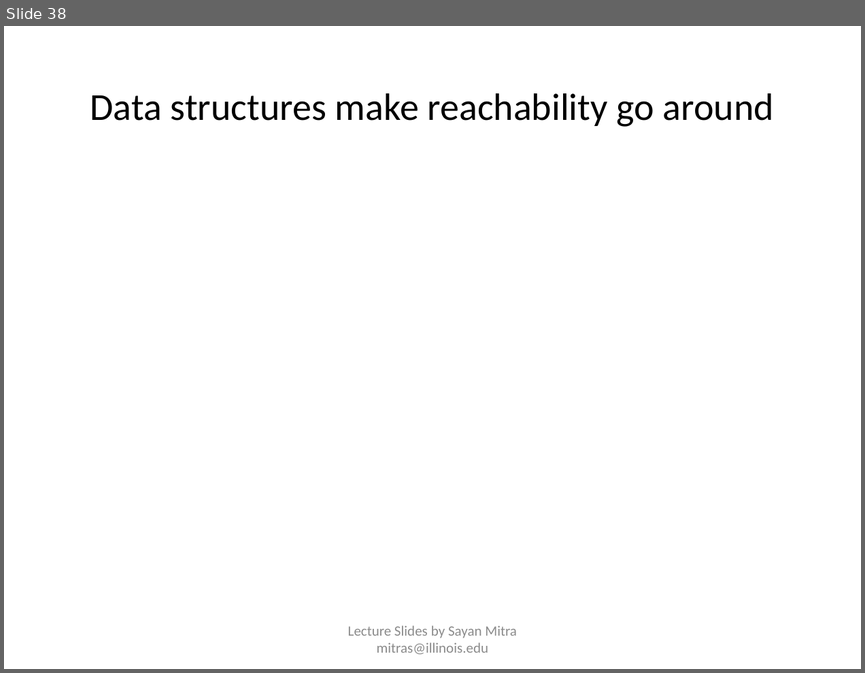
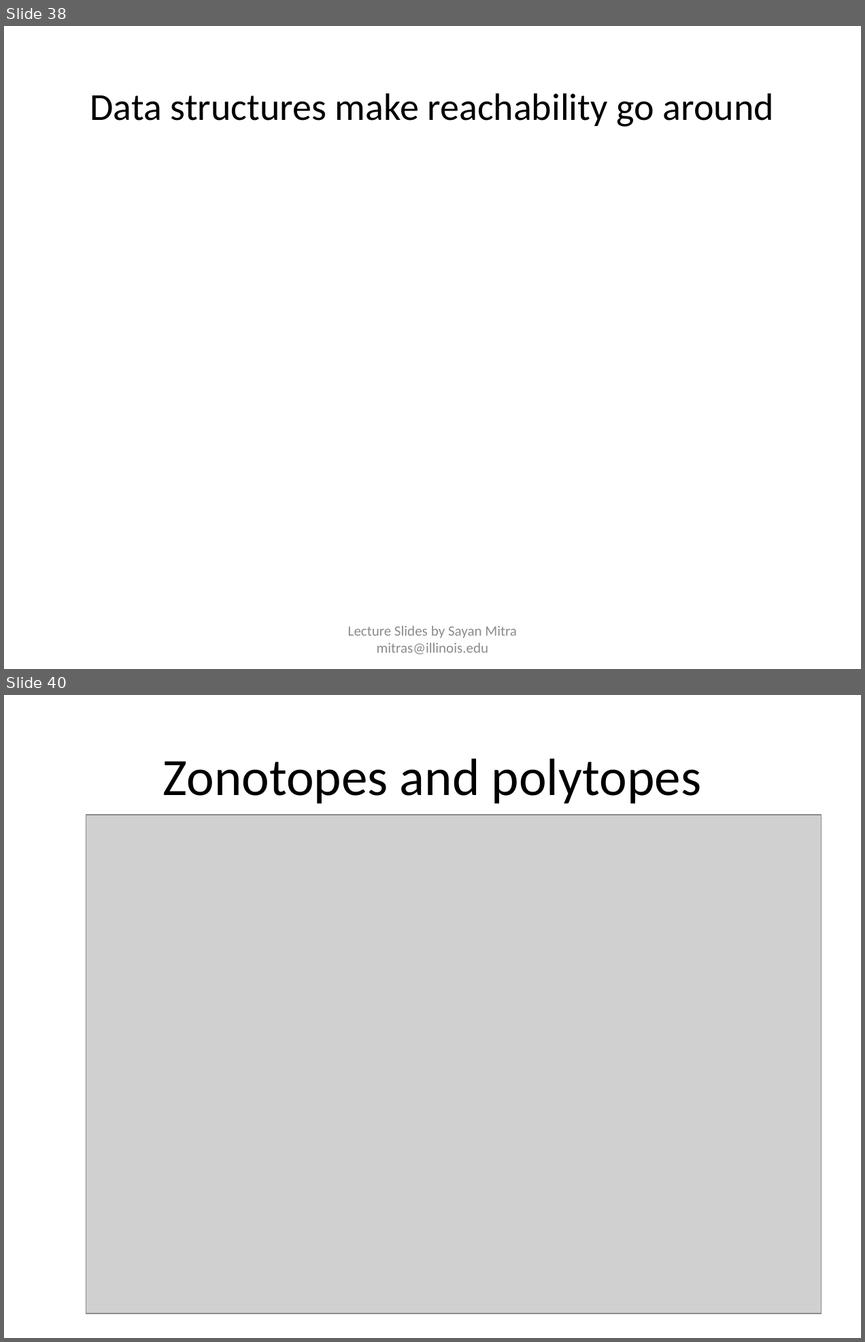
Before and after one commit to sayanmitracode/cpsbooksite, a slide deck: Slides/ReachabilityTimedAutomata.pptx. Shown one above the other, each under a label of ours: slide 38 before the commit, slides 38 and 40 after it; the slides between them are not shown. The pictures are 865x673 and 865x1342 pixels, drawn with LibreOffice and Linux fonts; fonts in the diff are those of the drawing; grey boxes stand for pictures. Boxes give left, top, right and bottom in pixels: in the first picture for what was removed or moved away, otherwise in the second. Text is boxed around its words. In the diff, an @@ line names an element or a change of style, - is before the commit and + after.

```diff
--- a/Slides/ReachabilityTimedAutomata.pptx
+++ b/Slides/ReachabilityTimedAutomata.pptx
@@ slide 40 added at (4, 695, 861, 1338), background #FFFFFF @@
@@ title added at (162, 758, 701, 804), 44 pt, text #000000 @@
+Zonotopes and polytopes
@@ picture added at (86, 815, 821, 1314) @@
```
Also in this commit, not shown: 5 slides changed, 1 other slide added, 1 slide removed, 7 other files.
